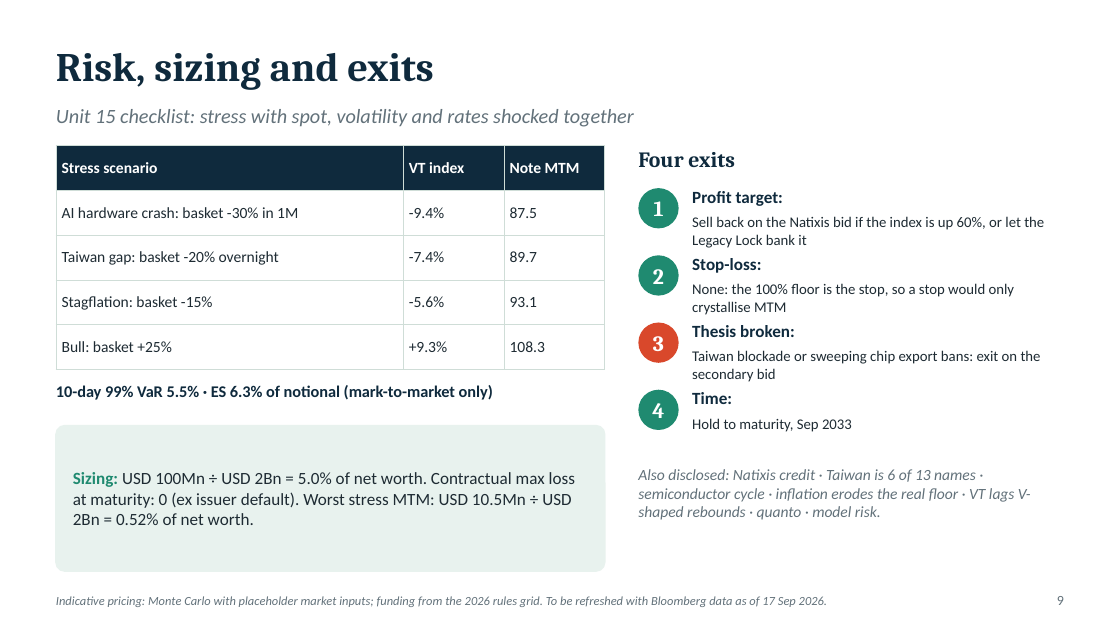
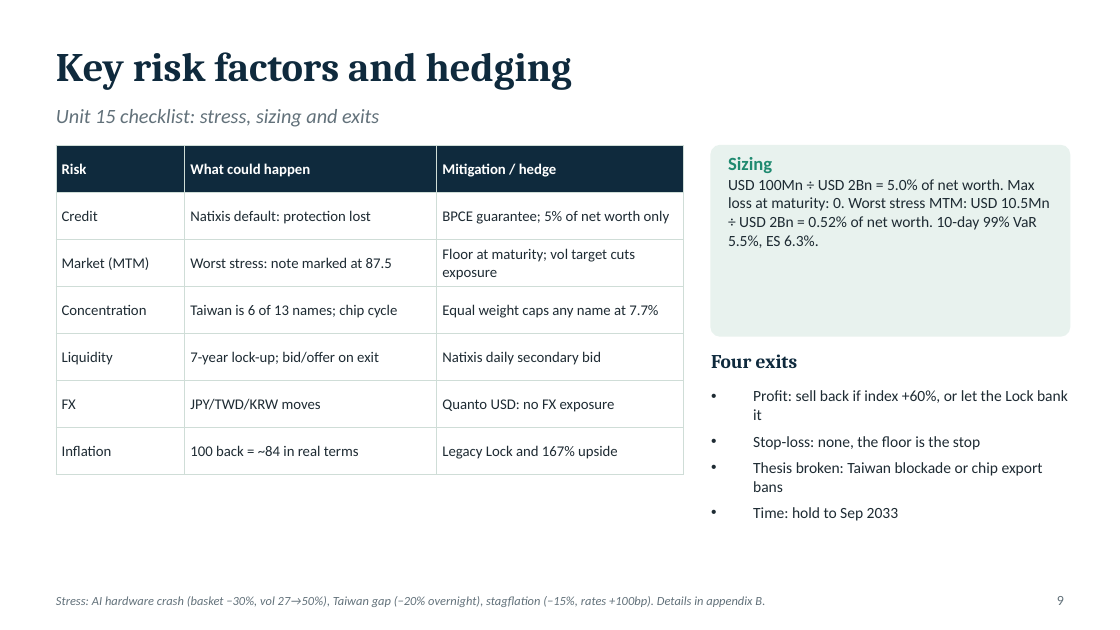
Before and after one commit to benjaminlhl/natixis-case-comp, a slide deck: slide 11 of deck/Asia-Digital-Bridge-Note.pptx. Drawn at 1120x630 pixels with LibreOffice and Linux fonts; fonts in the diff are those of the drawing. Boxes give left, top, right and bottom in pixels: in the first picture for what was removed or moved away, otherwise in the second. Text is boxed around its words. In the diff, an @@ line names an element or a change of style, - is before the commit and + after.

```diff
--- a/deck/Asia-Digital-Bridge-Note.pptx
+++ b/deck/Asia-Digital-Bridge-Note.pptx
@@ text at (56,52,572,90): text changed @@
-Risk, sizing and exits
+Key risk factors and hedging
@@ text at (56,109,379,127): text changed @@
-Unit 15 checklist: stress with spot, volatility and rates shocked together
+Unit 15 checklist: stress, sizing and exits
@@ table removed at (56,146,605,356), 5 rows, 3 columns @@
-Stress scenario | VT index | Note MTM
-AI hardware crash: basket -30% in 1M | -9.4% | 87.5
-Taiwan gap: basket -20% overnight | -7.4% | 89.7
-Stagflation: basket -15% | -5.6% | 93.1
-Bull: basket +25% | +9.3% | 108.3
@@ table added at (56,146,683,463), 7 rows, 3 columns @@
+Risk | What could happen | Mitigation / hedge
+Credit | Natixis default: protection lost | BPCE guarantee; 5% of net worth only
+Market (MTM) | Worst stress: note marked at 87.5 | Floor at maturity; vol target cuts exposure
+Concentration | Taiwan is 6 of 13 names; chip cycle | Equal weight caps any name at 7.7%
+Liquidity | 7-year lock-up; bid/offer on exit | Natixis daily secondary bid
+FX | JPY/TWD/KRW moves | Quanto USD: no FX exposure
+Inflation | 100 back = ~84 in real terms | Legacy Lock and 167% upside
@@ rounded rectangle added at (711,146,1070,336), fill #E8F2EE, outline #E8F2EE 1 pt @@
@@ text at (728,157,1050,248): text changed; size 11 to 10 pt @@
-Sizing: USD 100Mn ÷ USD 2Bn = 5.0% of net worth. Contractual max loss at maturity: 0 (ex issuer default). Worst stress MTM: USD 10.5Mn ÷ USD 2Bn = 0.52% of net worth.
+Sizing
+USD 100Mn ÷ USD 2Bn = 5.0% of net worth. Max loss at maturity: 0. Worst stress MTM: USD 10.5Mn ÷ USD 2Bn = 0.52% of net worth. 10-day 99% VaR 5.5%, ES 6.3%.
@@ text "Sizing USD 100Mn ÷ USD ..." at (728,157,1050,248): vertical alignment middle to top @@
@@ ellipse removed at (638,188,679,228) @@
@@ text removed at (654,201,664,216) @@
-1
@@ text removed at (692,191,783,206) @@
-Profit target:
@@ text removed at (692,216,1044,248) @@
-Sell back on the Natixis bid if the index is up 60%, or let the Legacy Lock bank it
@@ ellipse removed at (638,255,679,296) @@
@@ text removed at (653,269,664,284) @@
-2
@@ text removed at (692,258,761,273) @@
-Stop-loss:
@@ text removed at (692,283,1015,315) @@
-None: the 100% floor is the stop, so a stop would only crystallise MTM
@@ ellipse removed at (638,323,679,363) @@
@@ text removed at (692,325,795,337) @@
-Thesis broken:
@@ text removed at (653,336,664,351) @@
-3
@@ text removed at (692,350,1041,382) @@
-Taiwan blockade or sweeping chip export bans: exit on the secondary bid
@@ text "Four exits": place and size @@
-text "Four exits" at (638,152,735,167)
+text "Four exits" at (711,354,797,368)
@@ text "Four exits" at (711,354,797,368): size 14 to 12.5 pt @@
@@ text removed at (56,385,493,400) @@
-10-day 99% VaR 5.5% · ES 6.3% of notional (mark-to-market only)
@@ ellipse removed at (638,390,679,430) @@
@@ text removed at (652,403,664,418) @@
-4
@@ text removed at (692,392,732,404) @@
-Time:
@@ text removed at (692,418,852,432) @@
-Hold to maturity, Sep 2033
@@ text added at (753,390,1068,521), 10 pt, text #1E2B33 @@
+• Profit: sell back if index +60%, or let the Lock bank it
+• Stop-loss: none, the floor is the stop
+• Thesis broken: Taiwan blockade or chip export bans
+• Time: hold to Sep 2033
@@ rounded rectangle removed at (56,426,605,571) @@
@@ text removed at (638,469,1031,520) @@
-Also disclosed: Natixis credit · Taiwan is 6 of 13 names · semiconductor cycle · inflation erodes the real floor · VT lags V-shaped rebounds · quanto · model risk.
@@ text at (56,596,765,607): text changed @@
-Indicative pricing: Monte Carlo with placeholder market inputs; funding from the 2026 rules grid. To be refreshed with Bloomberg data as of 17 Sep 2026.
+Stress: AI hardware crash (basket −30%, vol 27→50%), Taiwan gap (−20% overnight), stagflation (−15%, rates +100bp). Details in appendix B.
```
Also in this commit, not shown: 5 other slides changed, 5 slides added, 4 slides removed, 1 other file.
